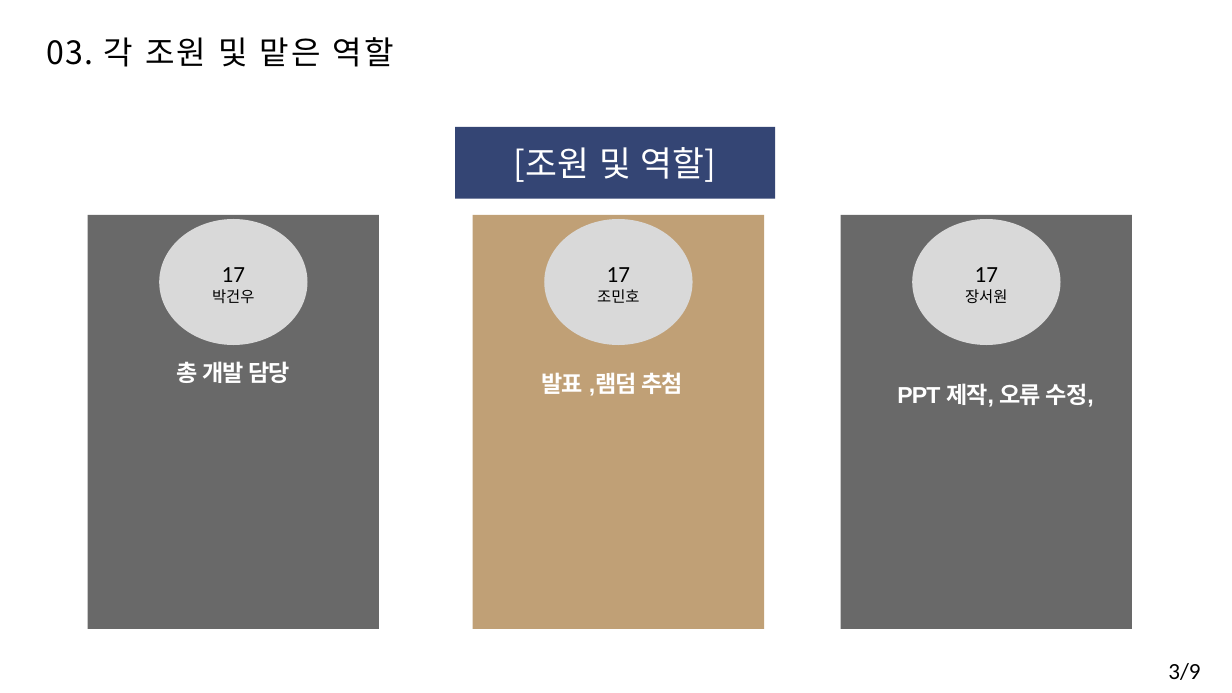
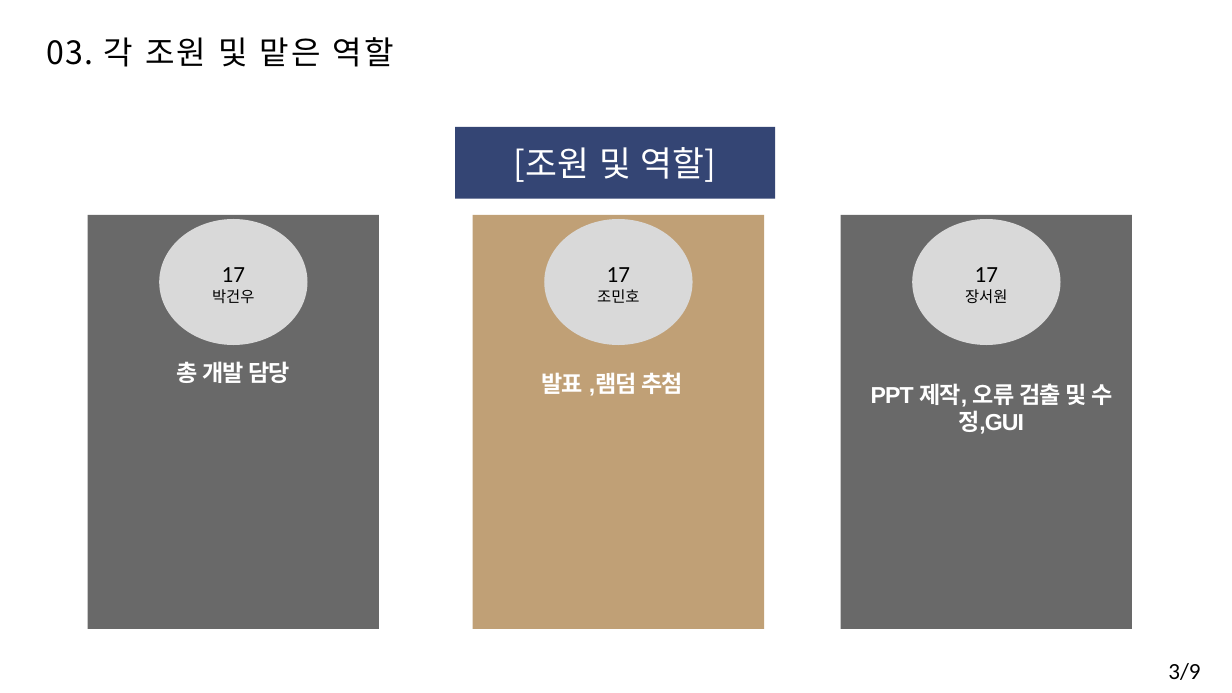
Before and after one commit to pgw3435/B, a slide deck: slide 5 of 오픈소스B.pptx. Drawn at 1232x693 pixels with LibreOffice and Linux fonts; fonts in the diff are those of the drawing. Boxes give left, top, right and bottom in pixels: in the first picture for what was removed or moved away, otherwise in the second. Text is boxed around its words. In the diff, an @@ line names an element or a change of style, - is before the commit and + after.

```diff
--- a/오픈소스B.pptx
+++ b/오픈소스B.pptx
@@ text at (x1=871, y1=383, x2=1112, y2=434): text changed @@
-PPT 제작, 오류 수정,
+PPT 제작, 오류 검출 및 수정,GUI
```
Also in this commit, not shown: 2 other slides changed.
